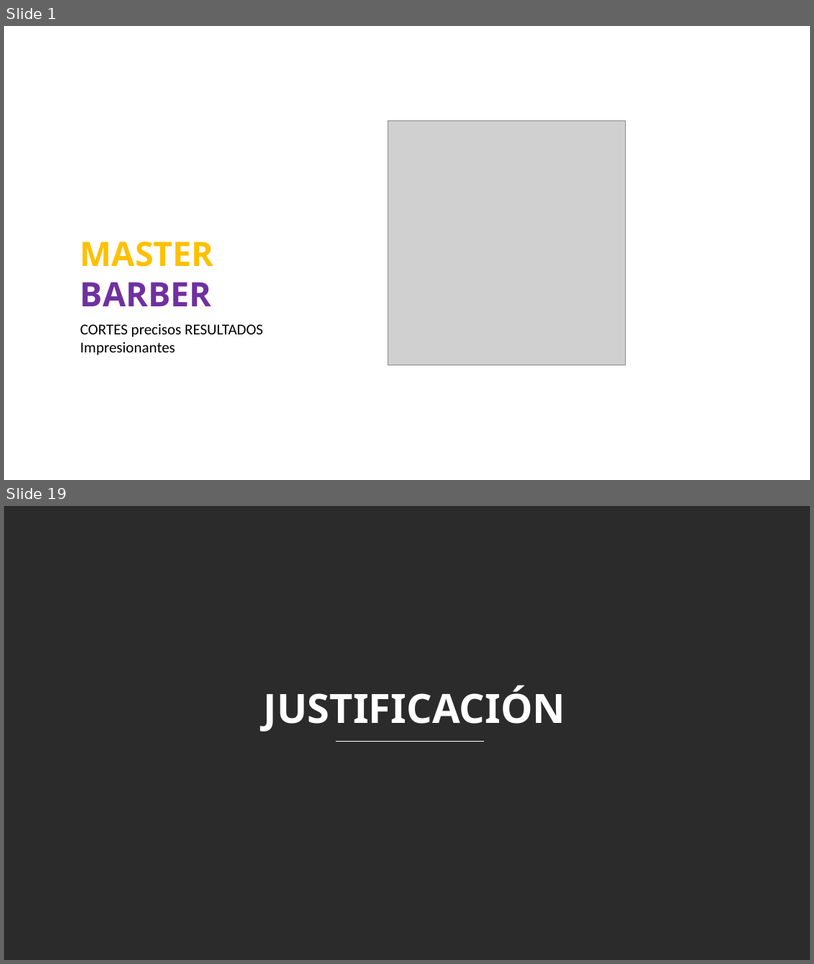
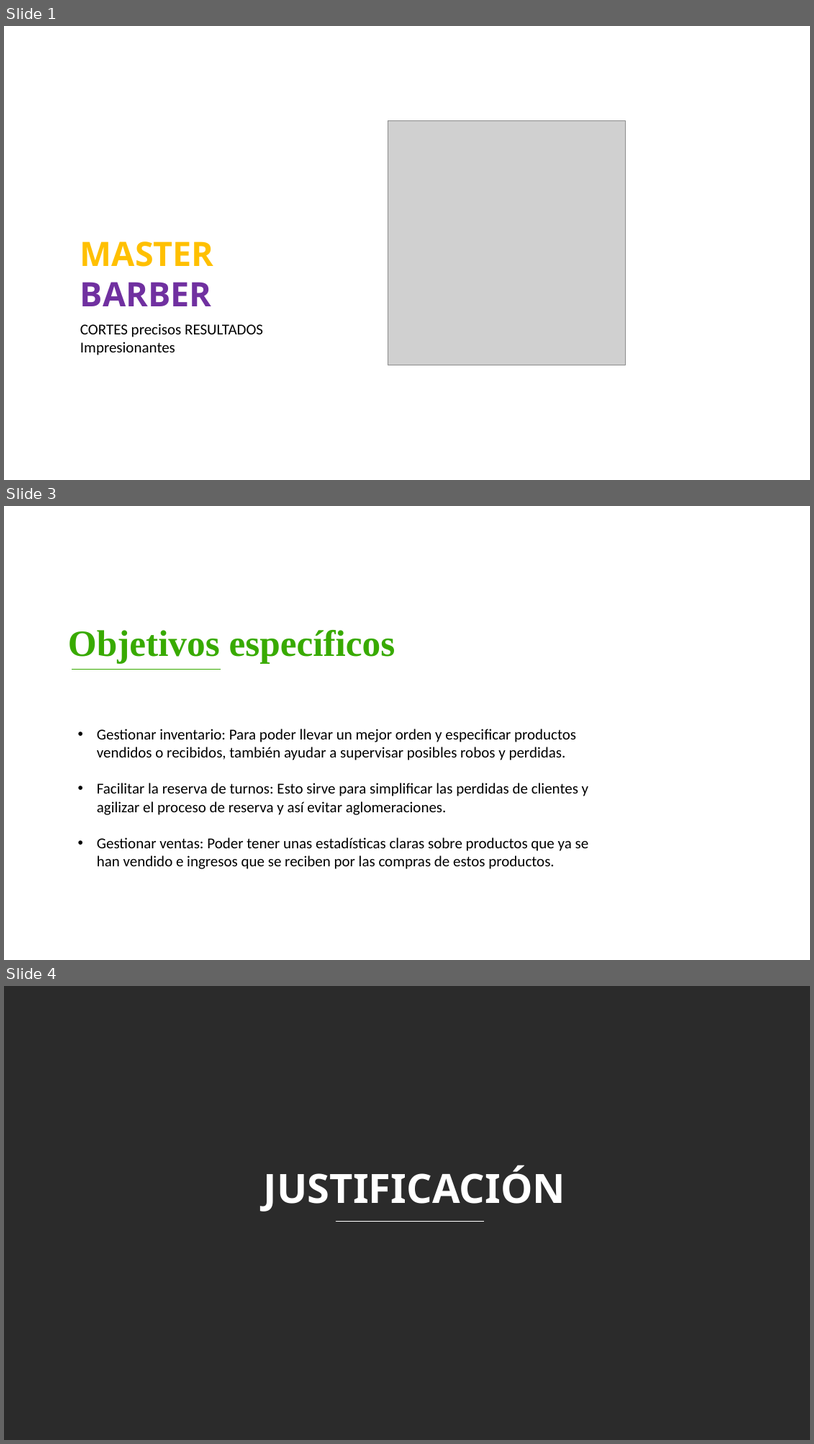
Before and after one commit to FidelSmoke/Practicas, a slide deck: DOCUMENTACION DE MASTER BARBER/ENTREGABLES 3/Entregables Proyecto B.pptx. Shown one above the other, each under a label of ours: slides 1 and 19 before the commit, slides 1, 3 and 4 after it; the slides between them are not shown. The pictures are 814x964 and 814x1444 pixels, drawn with LibreOffice and Linux fonts; fonts in the diff are those of the drawing; grey boxes stand for pictures; background and template pictures are left out; a plain dark background stands for a picture behind light text. Boxes give left, top, right and bottom in pixels: in the first picture for what was removed or moved away, otherwise in the second. Text is boxed around its words. In the diff, an @@ line names an element or a change of style, - is before the commit and + after.

```diff
--- a/DOCUMENTACION DE MASTER BARBER/ENTREGABLES 3/Entregables Proyecto B.pptx
+++ b/DOCUMENTACION DE MASTER BARBER/ENTREGABLES 3/Entregables Proyecto B.pptx
@@ slide 3 added at <box>4,506,810,960</box>, background #FFFFFF @@
@@ text added at <box>68,630,396,664</box>, 44 pt, text #38AA00, bold @@
+Objetivos específicos
@@ line added from (72, 669) to (221, 669), #38AA00 1 pt @@
@@ text added at <box>97,728,589,869</box>, 18 pt, text #000000 @@
+• Gestionar inventario: Para poder llevar un mejor orden y especificar productos vendidos o recibidos, también ayudar a supervisar posibles robos y perdidas.
+• Facilitar la reserva de turnos: Esto sirve para simplificar las perdidas de clientes y agilizar el proceso de reserva y así evitar aglomeraciones.
+• Gestionar ventas: Poder tener unas estadísticas claras sobre productos que ya se han vendido e ingresos que se reciben por las compras de estos productos.
@@ what was slide 19 is now slide 4 @@
```
Also in this commit, not shown: 1 slide changed, 3 other slides added, 21 slides removed, 1 other file.
